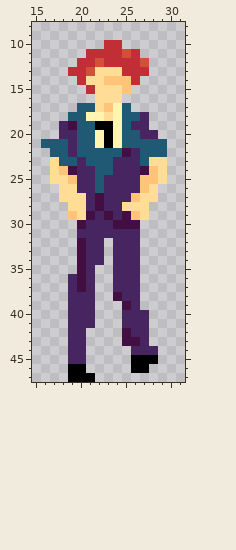
File history of a pixel-art sprite, assets/player/spike_f1.png. The picture above was drawn from the file before the commit.
The file is 48x48 pixels. Shown: x 15..31, y 8..47.
And afterwards:
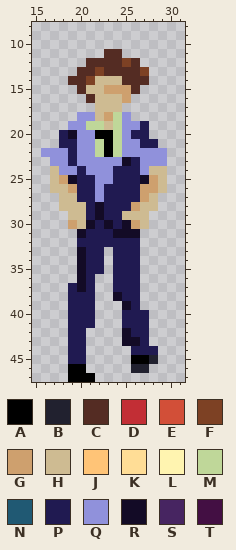
Palette (. is transparent): A #000000  B #21212f  C #542c23  D #c22e35  E #d24f38  F #7d4124  G #cea06e  H #cebb92  J #ffc477  K #ffdd96  L #fff4b0  M #bfd799  N #205973  P #201a51  Q #9091db  R #130b26  S #472561  T #430f43
The edit:
@@ x 15..31 @@
  9 .................
-10 ........DD.......
-11 ......DDDDED.....
-12 .....DDEDDDDE....
-13 ....DDEKKKDDD....
-14 .....DKKJJJD.....
-15 ......DKKKJ......
-16 .......KKK.......
-17 .....NNKJLN......
-18 ....NNLLKLNNS....
-19 ...STNNAALNSS....
-20 ...SSNNLALNNSS...
-21 .NNNSNNLALNNNNN..
-22 ..NNSNNNNNTSNNN..
-23 ..KNNSNNNSSSNKK..
-24 ..KJTSSNNSSSTJK..
-25 ..KKJSSNSSSSJJK..
-26 ...KKSSNSSSSJK...
-27 ...KKKSTSSSJKK...
-28 ....KKSTSSKKK....
-29 ....JKTSTSTJK....
-30 .....TSSSTTT.....
-31 .....SSSSSSS.....
-32 .....TSS.SSS.....
-33 .....TSS.SSS.....
-34 .....TSS.SSS.....
-35 .....TS..SSS.....
-36 ....STS..SSS.....
-37 ....STS..SSS.....
-38 ....SSS..TSS.....
-39 ....SSS...TS.....
-40 ....SSS...SSS....
-41 ....SSS...SSS....
-42 ....SS....TSS....
-43 ....SS....TTS....
-44 ....SS.....SSS...
-45 ....SS.....AAA...
-46 ....AA.....AA....
+10 .................
+11 ........CC.......
+12 ......CCCCFC.....
+13 .....CCFCCCCF....
+14 ....CCFHHHCCC....
+15 .....CHHGGGC.....
+16 ......CHHHG......
+17 .......HHH.......
+18 .....QQHGMQ......
+19 ....QQMMHMQQP....
+20 ...PRQQAAMQPP....
+21 ...PPQQMAMQQPP...
+22 .QQQPQQMAMQQQQQ..
+23 ..QQPQQQQQRPQQQ..
+24 ..HQQPQQQPPPQHH..
+25 ..HGRPPQQPPPRGH..
+26 ..HHGPPQPPPPGGH..
+27 ...HHPPQPPPPGH...
+28 ...HHHPRPPPGHH...
+29 ....HHPRPPHHH....
+30 ....GHRPRPRGH....
+31 .....RPPPRRR.....
+32 .....PPPPPPP.....
+33 .....RPP.PPP.....
+34 .....RPP.PPP.....
+35 .....RPP.PPP.....
+36 .....RP..PPP.....
+37 ....PRP..PPP.....
+38 ....PPP..RPP.....
+39 ....PPP...RP.....
+40 ....PPP...PPP....
+41 ....PPP...PPP....
+42 ....PP....RPP....
+43 ....PP....RRP....
+44 ....PP.....PPP...
+45 ....PP.....AAB...
+46 ....AA.....BB....
 47 ....AAA..........
Changed places in both pictures, as pixel boxes (x1, y1, x2, y2):
changed: (41, 40, 167, 373)
